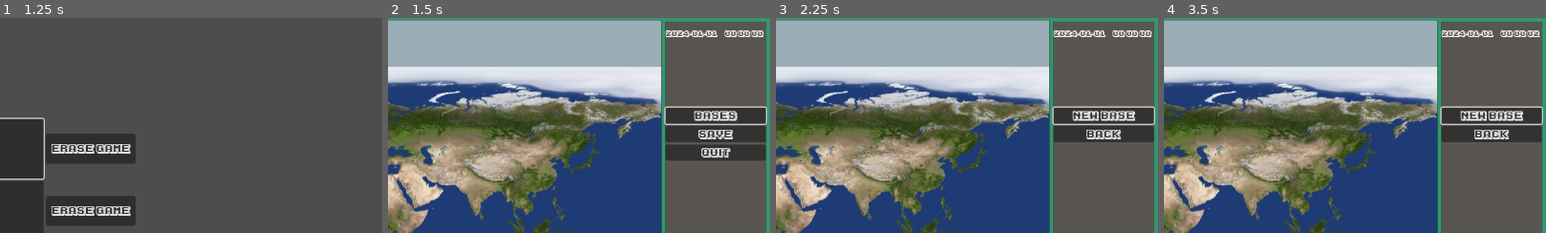
Above: before the commit, frames 1-4 (left to right).
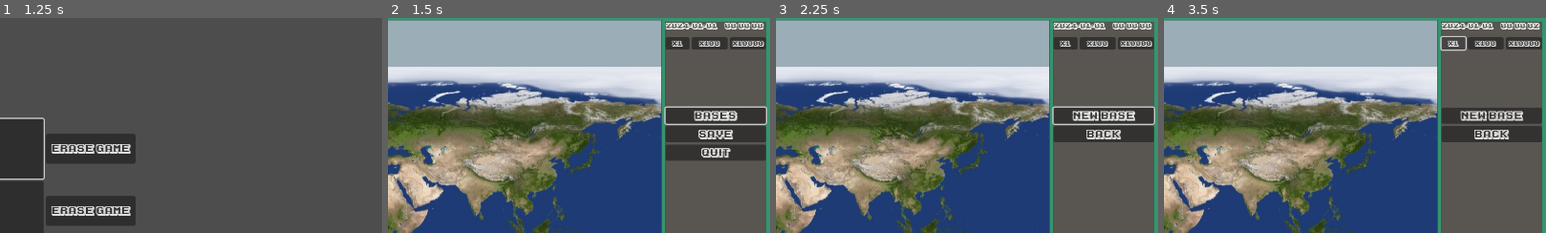
Above: after the commit, the same moments.

Repository: mmyumu/OVNI-godot
Game: Godot game, scene res://menu.tscn
Two runs of this game, one before a commit and one after it. Both use one fixed random seed, a clock stepped at 60 frames per second and the inputs below.
Inputs (mouse positions are % of the whole screen's width and height, from its top left):
- Up to frame 1 (1.25 s): click "Start" at 0.5 s
- Up to frame 2 (1.5 s): click (44, 30) at 1.27 s
- Up to frame 3 (2.25 s): click "Bases" at 2 s
- Up to frame 4 (3.5 s): click (88, 6) at 2.75 s, where only the run after the commit has a clickable "x1"
The pictures show only the part of the screen within x 50-100%, y 0-50%; the shares and areas given below are measured in that part.

Frame 1 is identical in both runs. In frame 2, 2.5% of the frame differs, in the area x 72-99%, y 2-15%; in frame 3, 2.5%; in frame 4, 2.9%, in the area x 72-100%, y 2-50%.

Commit message:
Add timer factor buttons

Diff:
--- a/data/datetime.gd
+++ b/data/datetime.gd
@@ -27,7 +27,7 @@
 		second = datetime[5]
 
 	func changed_day(other_date: Datetime):
-		return other_date == null or year != other_date.year or month != other_date.month or day != other_date.day
+		return other_date != null and (year != other_date.year or month != other_date.month or day != other_date.day)
 
 	func get_date_str():
 		return "%d-%02d-%02d" % [year, month, day]
--- a/global/clock.gd
+++ b/global/clock.gd
@@ -2,5 +2,17 @@
 
 func _process(delta):
 	var datetime = Saver.data.datetime.get_datetime()
-	$HBoxContainer/DateLabel.text = datetime.get_date_str()
-	$HBoxContainer/TimeLabel.text = datetime.get_time_str()
+	$VSplitContainer/TimerContainer/DateLabel.text = datetime.get_date_str()
+	$VSplitContainer/TimerContainer/TimeLabel.text = datetime.get_time_str()
+
+
+func _on_x1_button_pressed():
+	$Datetimer.time_factor = 1.
+
+
+func _on_x100_button_pressed():
+	$Datetimer.time_factor = 100.
+
+
+func _on_x10000_button_pressed():
+	$Datetimer.time_factor = 10000.
--- a/global/clock.tscn
+++ b/global/clock.tscn
@@ -7,12 +7,17 @@
 [node name="Clock" type="Node2D"]
 script = ExtResource("1_kp3xb")
 
-[node name="HBoxContainer" type="HBoxContainer" parent="."]
+[node name="Datetimer" parent="." instance=ExtResource("3_qcehw")]
+
+[node name="VSplitContainer" type="VSplitContainer" parent="."]
 custom_minimum_size = Vector2(168, 0)
 offset_right = 40.0
 offset_bottom = 40.0
 
-[node name="DateLabel" type="Label" parent="HBoxContainer"]
+[node name="TimerContainer" type="HBoxContainer" parent="VSplitContainer"]
+layout_mode = 2
+
+[node name="DateLabel" type="Label" parent="VSplitContainer/TimerContainer"]
 custom_minimum_size = Vector2(95, 0)
 layout_mode = 2
 theme_override_fonts/font = ExtResource("1_xct01")
@@ -20,12 +25,40 @@
 text = "2023-01-01
 "
 
-[node name="TimeLabel" type="Label" parent="HBoxContainer"]
+[node name="TimeLabel" type="Label" parent="VSplitContainer/TimerContainer"]
 custom_minimum_size = Vector2(80, 0)
 layout_mode = 2
 theme_override_fonts/font = ExtResource("1_xct01")
 theme_override_font_sizes/font_size = 11
 text = "00:00:00"
 
-[node name="Datetimer" parent="." instance=ExtResource("3_qcehw")]
-time_acceleration_factor = 1.0
+[node name="ButtonsContainer" type="HBoxContainer" parent="VSplitContainer"]
+layout_mode = 2
+
+[node name="x1Button" type="Button" parent="VSplitContainer/ButtonsContainer"]
+custom_minimum_size = Vector2(40, 0)
+layout_mode = 2
+focus_neighbor_right = NodePath("../x100Button")
+theme_override_fonts/font = ExtResource("1_xct01")
+theme_override_font_sizes/font_size = 10
+text = "x1"
+
+[node name="x100Button" type="Button" parent="VSplitContainer/ButtonsContainer"]
+custom_minimum_size = Vector2(60, 0)
+layout_mode = 2
+focus_neighbor_left = NodePath("../x1Button")
+focus_neighbor_right = NodePath("../x10000Button")
+theme_override_fonts/font = ExtResource("1_xct01")
+theme_override_font_sizes/font_size = 10
+text = "x100"
+
+[node name="x10000Button" type="Button" parent="VSplitContainer/ButtonsContainer"]
+layout_mode = 2
+focus_neighbor_left = NodePath("../x100Button")
+theme_override_fonts/font = ExtResource("1_xct01")
+theme_override_font_sizes/font_size = 10
+text = "x10000"
+
+[connection signal="pressed" from="VSplitContainer/ButtonsContainer/x1Button" to="." method="_on_x1_button_pressed"]
+[connection signal="pressed" from="VSplitContainer/ButtonsContainer/x100Button" to="." method="_on_x100_button_pressed"]
+[connection signal="pressed" from="VSplitContainer/ButtonsContainer/x10000Button" to="." method="_on_x10000_button_pressed"]
--- a/global/global_menu.gd
+++ b/global/global_menu.gd
@@ -95,7 +95,6 @@
 	get_tree().change_scene_to_file("res://base/main.tscn")
 
 func _on_menu_base_focus_entered(menu_button: MenuBaseButton, base: BaseData):
-	print("focus entered")
 	menu_base_focus_entered.emit(base)
 
 func _on_menu_base_focus_exited(menu_button: MenuBaseButton, base: BaseData):
--- a/global/main.tscn
+++ b/global/main.tscn
@@ -14,13 +14,28 @@
 [node name="GlobalMenu" parent="." instance=ExtResource("3_a6hb2")]
 position = Vector2(1105, 150)
 
+[node name="Bases" parent="GlobalMenu/RootMenu" index="0"]
+focus_neighbor_top = NodePath("../../../Clock/VSplitContainer/ButtonsContainer/x1Button")
+
 [node name="EarthLayout" parent="." instance=ExtResource("4_pjtn1")]
 position = Vector2(551, 356)
 
 [node name="Clock" parent="." instance=ExtResource("5_ioyox")]
 position = Vector2(1105, 7)
 
+[node name="x1Button" parent="Clock/VSplitContainer/ButtonsContainer" index="0"]
+focus_neighbor_bottom = NodePath("../../../../GlobalMenu/RootMenu/Bases")
+
+[node name="x100Button" parent="Clock/VSplitContainer/ButtonsContainer" index="1"]
+focus_neighbor_bottom = NodePath("../../../../GlobalMenu/RootMenu/Bases")
+
+[node name="x10000Button" parent="Clock/VSplitContainer/ButtonsContainer" index="2"]
+focus_neighbor_bottom = NodePath("../../../../GlobalMenu/RootMenu/Bases")
+
 [connection signal="menu_base_focus_entered" from="GlobalMenu" to="." method="_on_global_menu_menu_base_focus_entered"]
 [connection signal="menu_base_focus_exited" from="GlobalMenu" to="." method="_on_global_menu_menu_base_focus_exited"]
 [connection signal="new_base_selected" from="GlobalMenu" to="." method="_on_global_menu_new_base_selected"]
 [connection signal="base_creation_over" from="EarthLayout" to="." method="_on_earth_layout_base_creation_over"]
+
+[editable path="GlobalMenu"]
+[editable path="Clock"]
--- a/util/datetimer.gd
+++ b/util/datetimer.gd
@@ -1,10 +1,10 @@
 extends Node
 
-@export var time_acceleration_factor = 1.0
+@export var time_factor = 1.0
 var previous_date: DatetimeData.Datetime
 
 func _process(delta):
-	var new_date = Saver.data.datetime.spent(delta * time_acceleration_factor)
+	var new_date: DatetimeData.Datetime = Saver.data.datetime.spent(delta * time_factor)
 	if new_date.changed_day(previous_date):
 		print("Save because new day")
 		Saver.save_data()
--- a/util/datetimer.tscn
+++ b/util/datetimer.tscn
@@ -4,4 +4,3 @@
 
 [node name="Datetimer" type="Node"]
 script = ExtResource("1_75mvl")
-time_acceleration_factor = null
